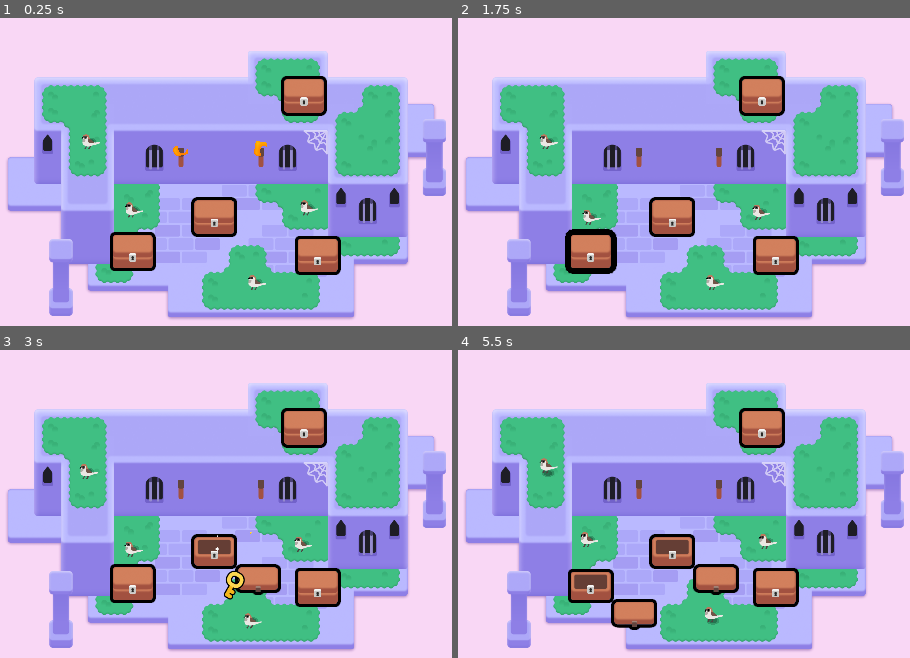
Above: before the commit, frames 1-4 (two rows, left to right).
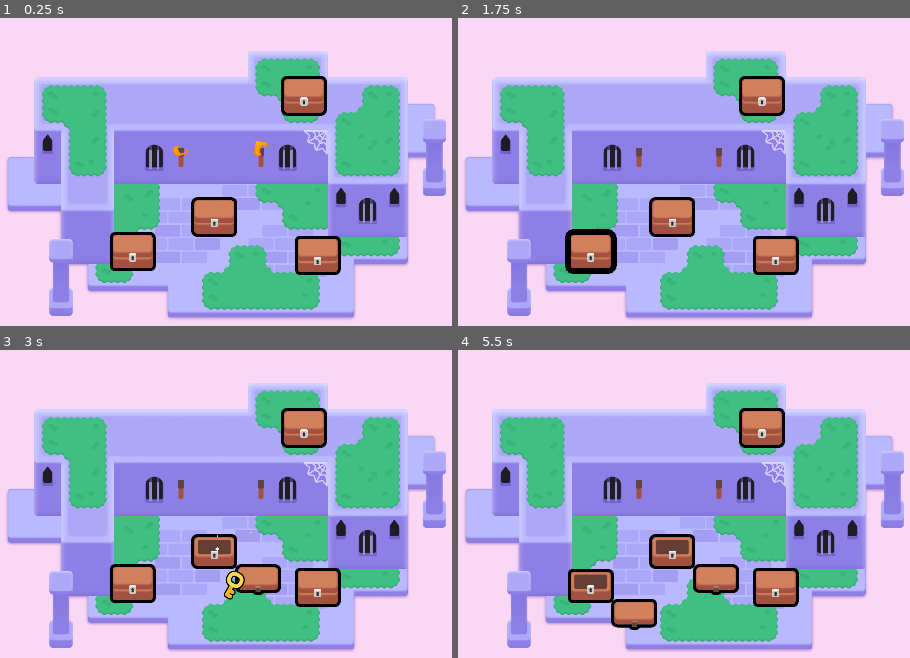
Above: after the commit, the same moments.

Repository: peeryo/2d-GameDev-course
Game: Godot game, scene res://lessons/mini_dungeon.tscn
Two runs of this game, one before a commit and one after it. Both use one fixed random seed, a clock stepped at 60 frames per second and the inputs below.
Inputs (mouse positions are in pixels of both pictures, inside the frame that each line leads up to):
- Up to frame 1 (0.25 s): no input
- Up to frame 2 (1.75 s): tap Enter at 0.5 s; drag from (720, 156) to (589, 252) at 0.52 s; tap Space at 1.25 s; drag from (638, 156) to (589, 252) at 1.27 s
- Up to frame 3 (3 s): tap Enter at 2 s; move the mouse to (212, 550) at 2.02 s; hold D (move_right) 2.03-2.75 s; tap Z at 2.1 s; click (212, 550) at 2.17 s; drag from (248, 531) to (302, 427) at 2.77 s
- Up to frame 4 (5.5 s): drag from (688, 584) to (720, 534) at 3.52 s; tap Space at 4.25 s; drag from (589, 584) to (760, 427) at 4.27 s; move the mouse to (548, 605) at 5.02 s; press the mouse at (548, 605) at 5.03 s; hold S (move_down) from 5.03 s (still down)

The runs differ from the first frame. In frame 1, 0.4% of the frame differs, in the area x 18-71%, y 37-89%; in frame 2, 0.4%; in frame 3, 0.4%; in frame 4, 0.5%, in the area x 18-71%, y 35-90%.

Commit message:
removed the birds from mini dungeon scene

Diff:
--- a/M06.looting_workbook/lessons/bird.tscn
+++ b/M06.looting_workbook/lessons/bird.tscn
@@ -1,11 +1,9 @@
-[gd_scene load_steps=4 format=3 uid="uid://cq8w6m42orde1"]
+[gd_scene load_steps=3 format=3 uid="uid://cq8w6m42orde1"]
 
 [ext_resource type="PackedScene" uid="uid://dnetm54guji21" path="res://assets/bird/shadow.tscn" id="1_5u1s2"]
 [ext_resource type="Texture2D" uid="uid://bwhshkk62k3bh" path="res://assets/bird/sparrow.png" id="1_7hhw4"]
-[ext_resource type="Script" path="res://lessons/bird.gd" id="1_w2o5b"]
 
 [node name="Bird" type="Node2D"]
-script = ExtResource("1_w2o5b")
 
 [node name="Sprite2D" type="Sprite2D" parent="."]
 texture_filter = 1
--- a/M06.looting_workbook/lessons/mini_dungeon.tscn
+++ b/M06.looting_workbook/lessons/mini_dungeon.tscn
@@ -7,7 +7,6 @@
 [ext_resource type="Texture2D" uid="uid://l0y1k1obencd" path="res://assets/dungeon/spider_web.png" id="5_ywba7"]
 [ext_resource type="PackedScene" uid="uid://eundh35r605v" path="res://assets/torch/torch.tscn" id="6_fokey"]
 [ext_resource type="PackedScene" uid="uid://dsw5246jlcrjk" path="res://lessons/chest/chest.tscn" id="7_ngkfc"]
-[ext_resource type="PackedScene" uid="uid://cq8w6m42orde1" path="res://lessons/bird.tscn" id="8_bhk4h"]
 
 [sub_resource type="TileSetAtlasSource" id="TileSetAtlasSource_6s4s5"]
 texture = ExtResource("1_sym7n")
@@ -335,15 +334,3 @@
 
 [node name="Chest4" parent="." instance=ExtResource("7_ngkfc")]
 position = Vector2(775, -10)
-
-[node name="Bird" parent="." instance=ExtResource("8_bhk4h")]
-position = Vector2(366, 254)
-
-[node name="Bird2" parent="." instance=ExtResource("8_bhk4h")]
-position = Vector2(786, 249)
-
-[node name="Bird3" parent="." instance=ExtResource("8_bhk4h")]
-position = Vector2(661, 428)
-
-[node name="Bird4" parent="." instance=ExtResource("8_bhk4h")]
-position = Vector2(262, 90)
Not shown: 1 places in M06.looting_workbook/lessons/mini_dungeon.tscn that only renumber resources
